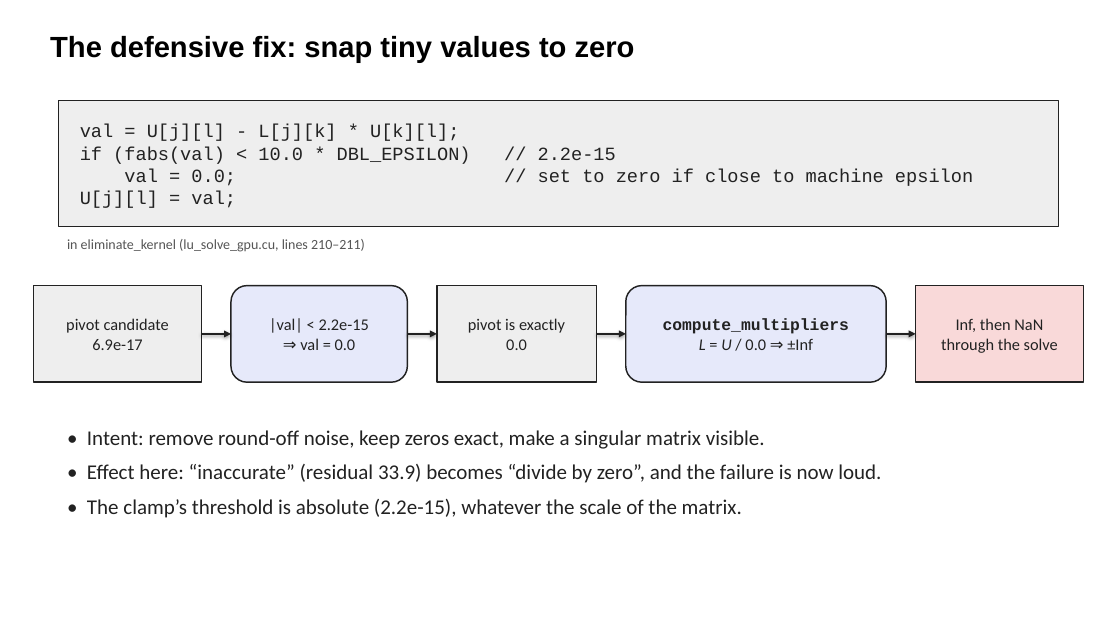
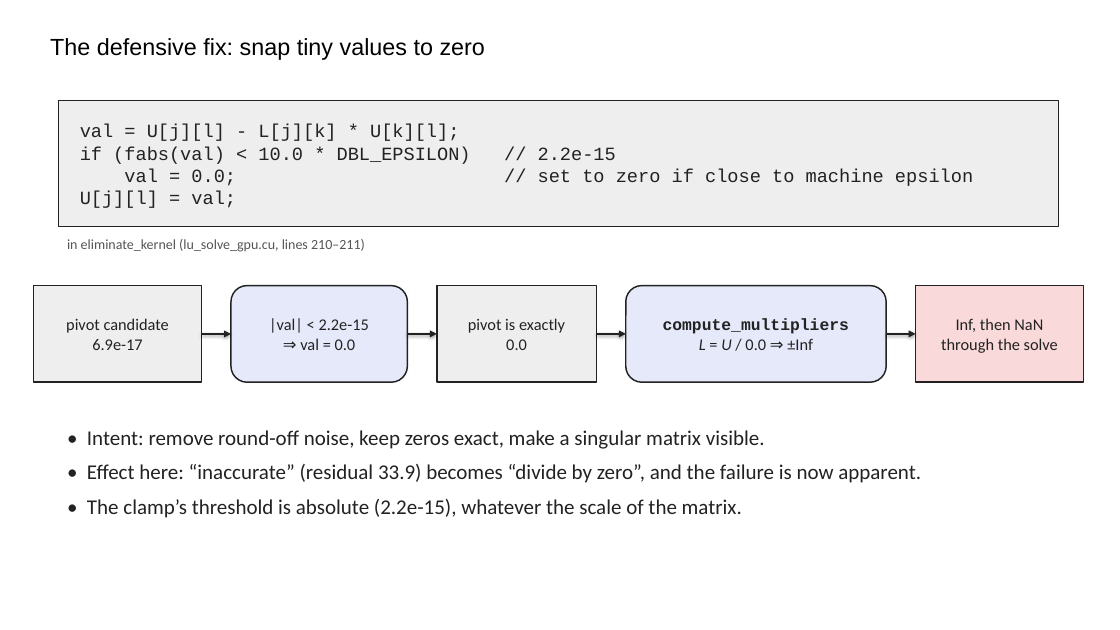
Before and after one commit to parfloat/SC26-Tutorial, a slide deck: slide 6 of lu_solve_gpu/LU_Slides.pptx. Drawn at 1120x630 pixels with LibreOffice and Linux fonts; fonts in the diff are those of the drawing. Boxes give left, top, right and bottom in pixels: in the first picture for what was removed or moved away, otherwise in the second. Text is boxed around its words. In the diff, an @@ line names an element or a change of style, - is before the commit and + after.

```diff
--- a/lu_solve_gpu/LU_Slides.pptx
+++ b/lu_solve_gpu/LU_Slides.pptx
@@ text "The defensive fix: snap tiny ..." at (50, 38, 485, 60): size 25 to 20 pt, bold off @@
@@ text at (87, 464, 921, 483): text changed @@
-• Effect here: “inaccurate” (residual 33.9) becomes “divide by zero”, and the failure is now loud.
+• Effect here: “inaccurate” (residual 33.9) becomes “divide by zero”, and the failure is now apparent.
```
Also in this commit, not shown: 16 other slides changed, 3 other files.
